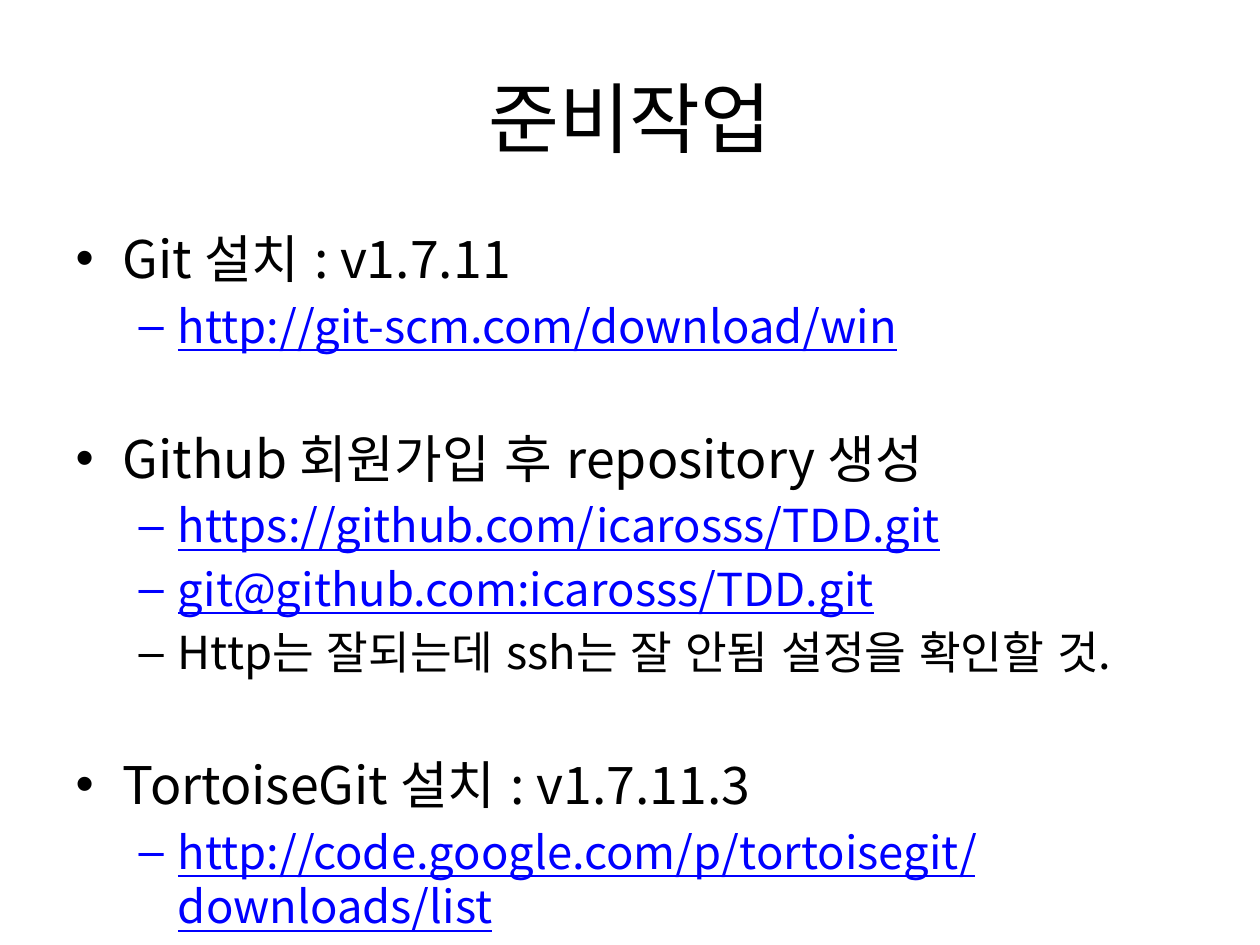
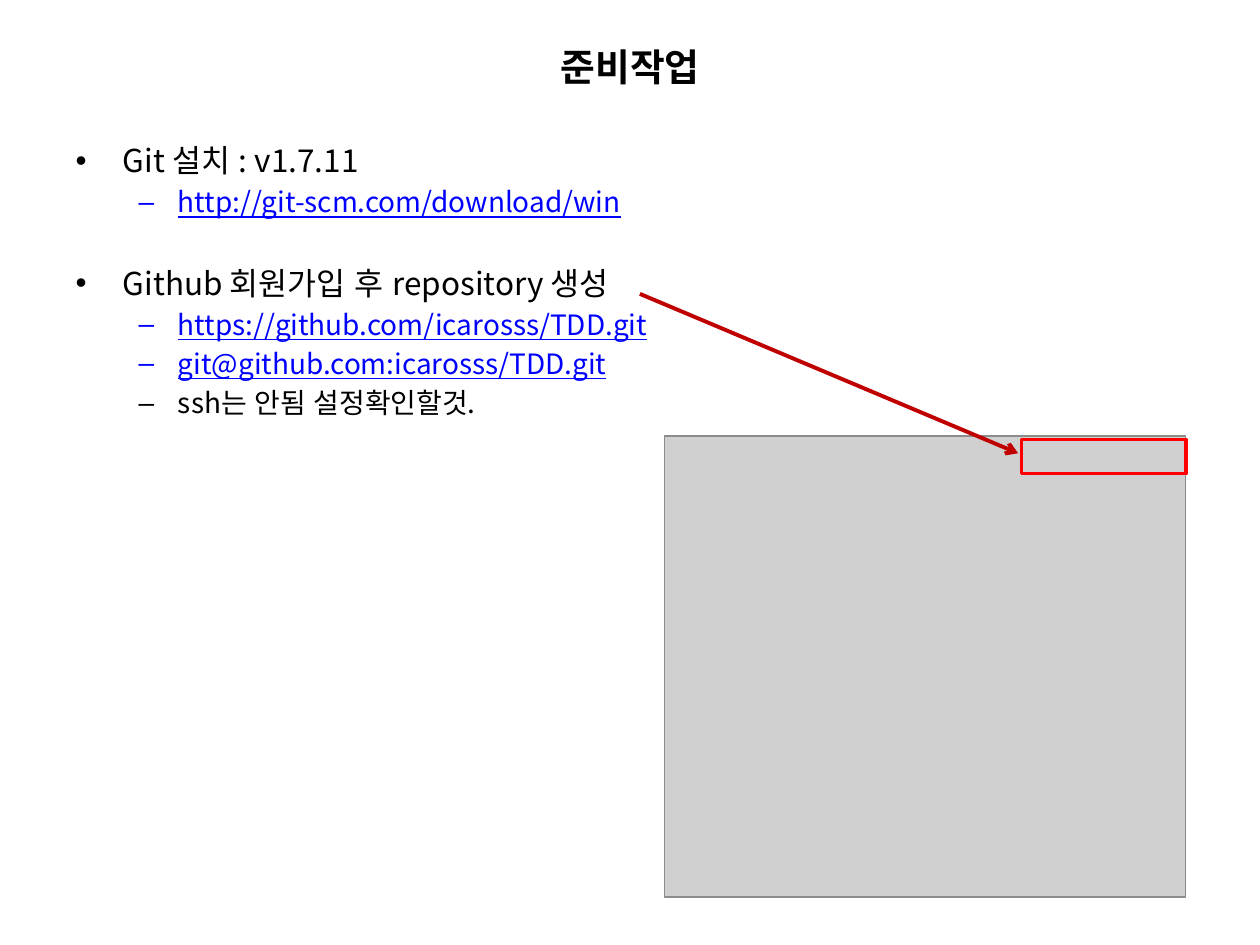
Before and after one commit to icarosss/TDD, a slide deck: slide 2 of TDD_시작.pptx. Drawn at 1260x945 pixels with LibreOffice and Linux fonts; fonts in the diff are those of the drawing; grey boxes stand for pictures. Boxes give left, top, right and bottom in pixels: in the first picture for what was removed or moved away, otherwise in the second. Text is boxed around its words. In the diff, an @@ line names an element or a change of style, - is before the commit and + after.

```diff
--- a/TDD_시작.pptx
+++ b/TDD_시작.pptx
@@ title "준비작업" at box(560, 49, 699, 85): size 44 to 21.6 pt, bold on @@
@@ text "Git 설치 : v1.7.11": place and size @@
-text "Git 설치 : v1.7.11" at box(123, 235, 1111, 932)
+text "Git 설치 : v1.7.11" at box(123, 146, 647, 416)
@@ text at box(123, 146, 647, 381): size 29.6 to 18 pt in "Git 설치 : v1.7.11", "Github 회원가입 후 repository 생성"; size 25.9 to 16 pt in "http://git-scm.com/download/win", "https://github.com/icarosss/TDD.git", "git@github.com:icarosss/TDD.git"; less space between paragraphs @@
@@ arrow added from (640, 294) to (1018, 454), #C00000 2.25 pt @@
@@ text at box(178, 389, 476, 416): text changed; size 25.9 to 16 pt; text colour #0000FF to #000000 @@
-  – Http는 잘되는데 ssh는 잘 안됨 설정을 확인할 것.
-• TortoiseGit 설치 : v1.7.11.3
-  – http://code.google.com/p/tortoisegit/downloads/list
+  – ssh는 안됨 설정확인할것.
@@ picture added at box(664, 436, 1186, 897) @@
@@ rectangle added at box(1022, 440, 1187, 474), outline #FF0000 2 pt @@
```
Also in this commit, not shown: 2 other slides changed, 2 slides added.
